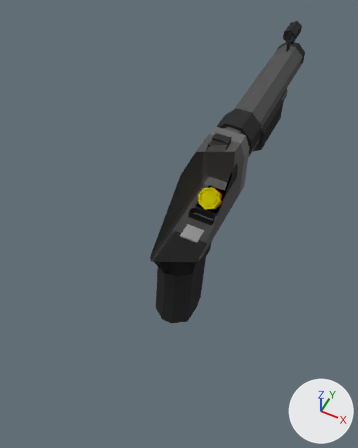
The Blender file blends/shotgun.blend: old version first, new version second.
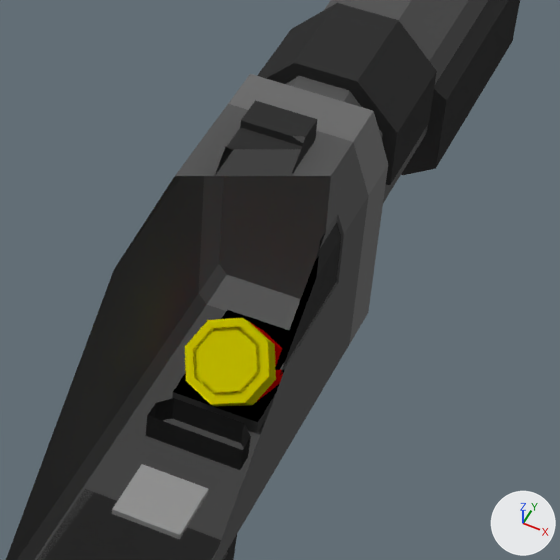
Each version is shown whole from a 50 mm lens placed at (0.628, -1.227, 2.005), pointed at (-0.113, 0.254, 0.154), then close up on the part from 42% to 82% of the width and 24% to 55% of the height. Every picture has the same lights, and +X, +Y and +Z are marked at lower right. Both versions are drawn at frame 98 of the action 'shellAction'; the numbers are the values there. Everything nearer to the camera than a plane just in front of the edit is cut away.

The first close-up shows 'Shell', 'body', 'eject.001', 'pump.001'.
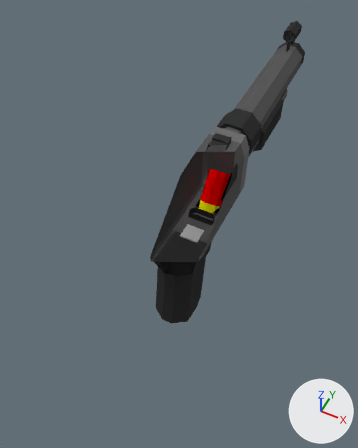
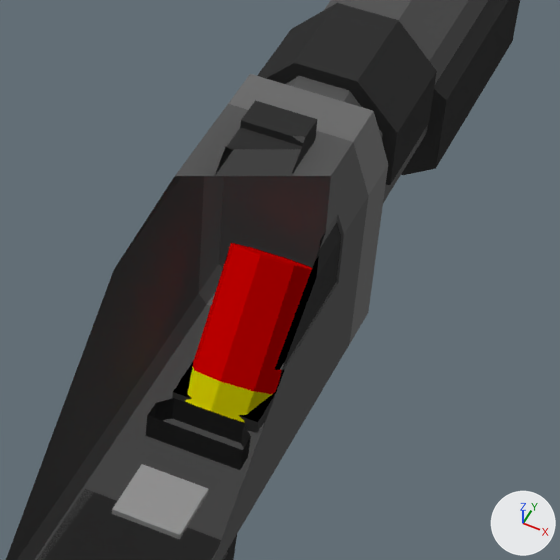
ob_shell is not drawn itself; it is the parent of ob_shell_1.

Location of each change, [x1, y1, x2, y2] in pixels of the close-ups (560 x 560 px):
'Shell', turned
    before: [185, 318, 283, 406]
    after: [185, 243, 312, 423]

What changed in the scene script:
```text
Change ob_shell:
    ob_shell.rotation_euler: (-0.858, 0.0, 0.0) -> (0.858, 0.0, 0.0)  # degrees (-49, 0, 0) -> degrees (49, 0, 0)
```
